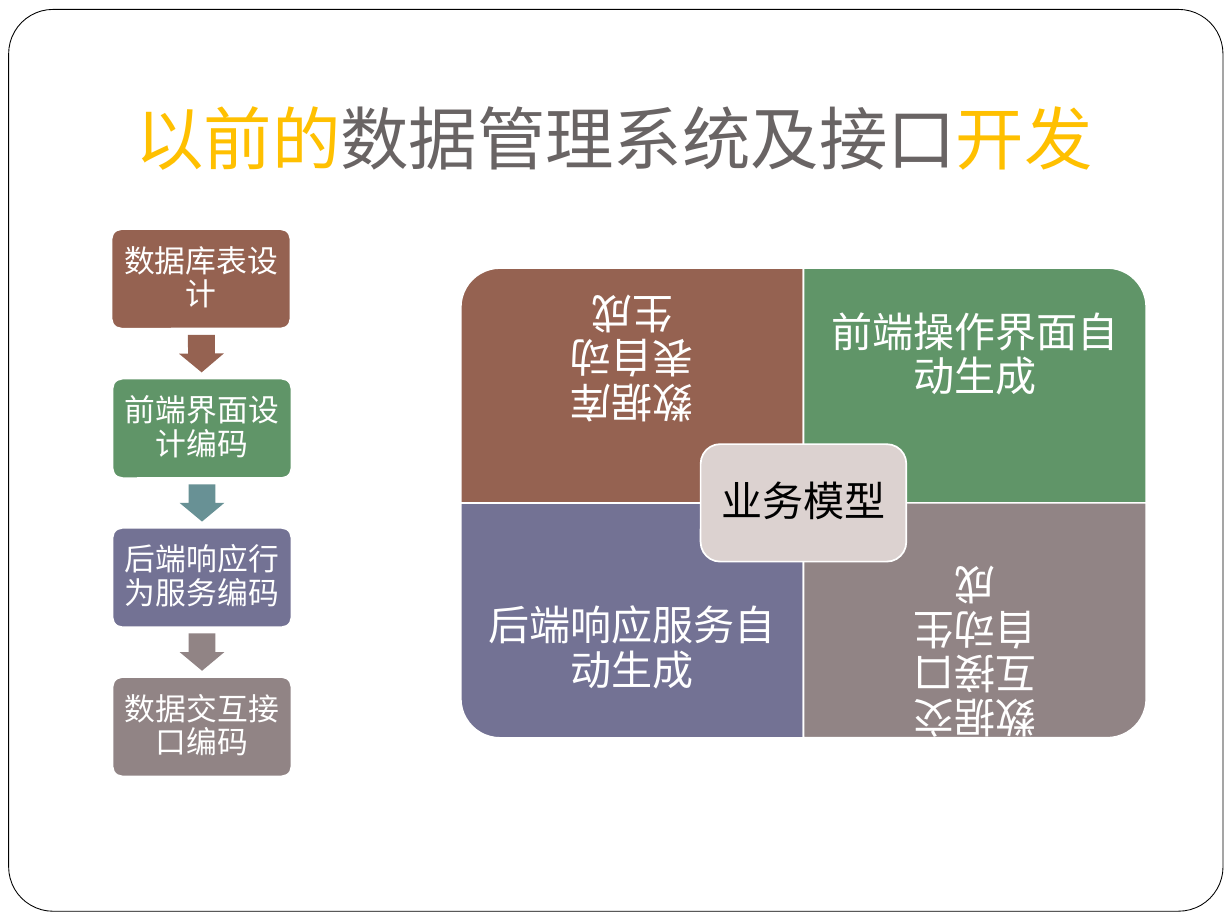
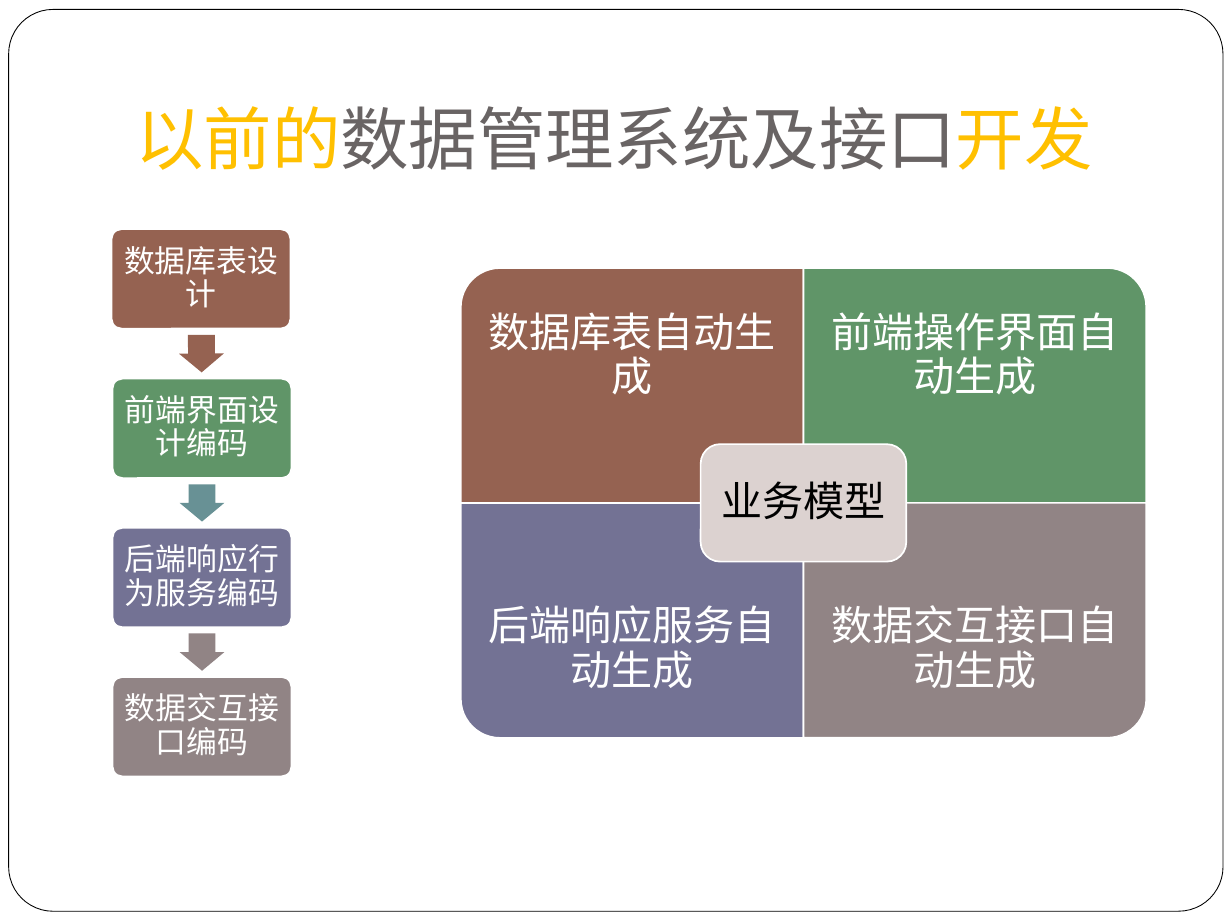
Before and after one commit to alucard263096/MyPaper, a slide deck: slide 5 of 论文PPT.pptx. Drawn at 1232x924 pixels with LibreOffice and Linux fonts; fonts in the diff are those of the drawing. Boxes give left, top, right and bottom in pixels: in the first picture for what was removed or moved away, otherwise in the second. Text is boxed around its words. In the diff, an @@ line names an element or a change of style, - is before the commit and + after.

```diff
--- a/论文PPT.pptx
+++ b/论文PPT.pptx
@@ text "数据库表自动生成": place and size @@
-text "数据库表自动生成" at box(571, 295, 694, 422)
+text "数据库表自动生成" at box(488, 312, 775, 394)
@@ text "数据库表自动生成" at box(488, 312, 775, 394): rotation 180 to 0 degrees @@
@@ text "数据交互接口自动生成" at box(831, 605, 1118, 688): rotation 180 to 0 degrees @@
@@ text "数据交互接口自动生成": place and size @@
-text "数据交互接口自动生成" at box(913, 566, 1036, 749)
+text "数据交互接口自动生成" at box(831, 605, 1118, 688)
```
Also in this commit, not shown: 4 other slides changed, 1 other file.
